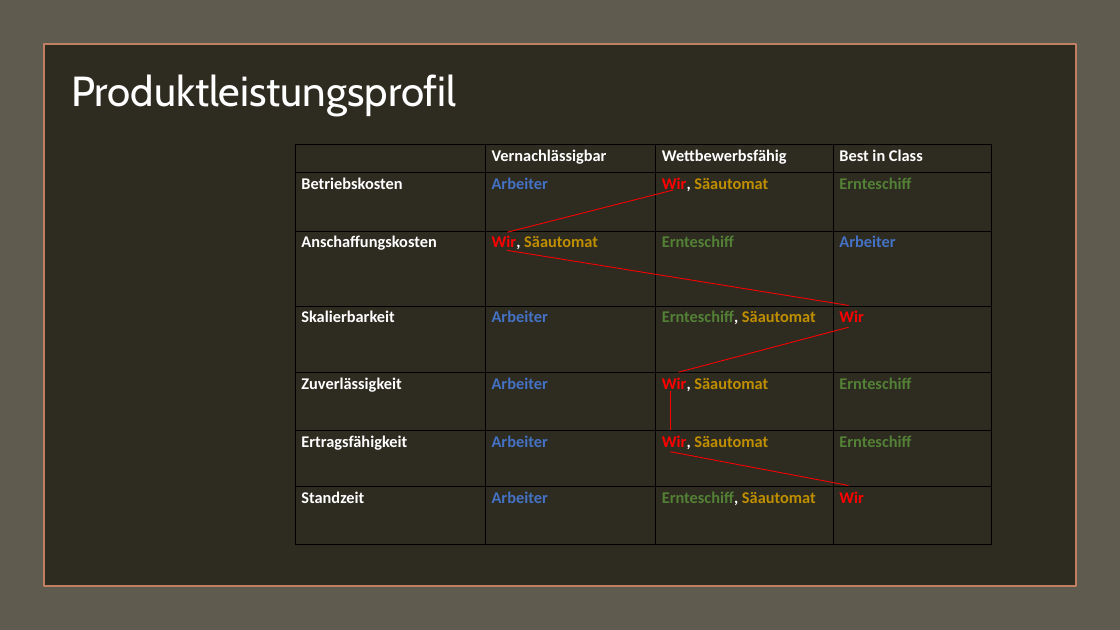
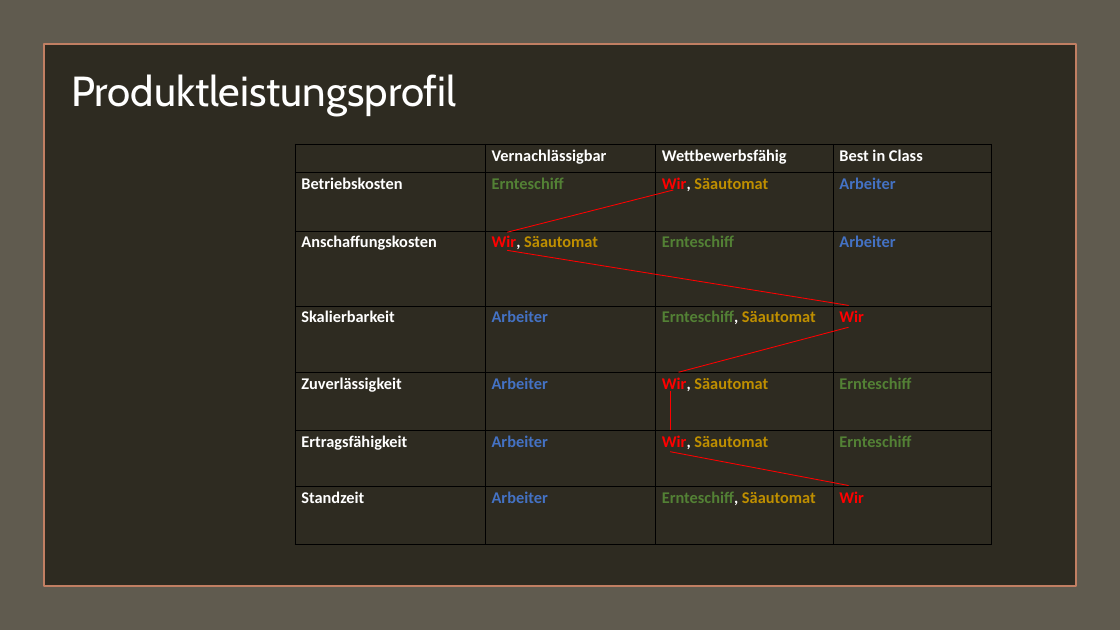
Before and after one commit to plastikpamaro/MKon, a slide deck: slide 14 of Meilenstein 1/Präsentation/Präsentation MS1.pptx. Drawn at 1120x630 pixels with LibreOffice and Linux fonts; fonts in the diff are those of the drawing. Boxes give left, top, right and bottom in pixels: in the first picture for what was removed or moved away, otherwise in the second. Text is boxed around its words. In the diff, an @@ line names an element or a change of style, - is before the commit and + after.

```diff
--- a/Meilenstein 1/Präsentation/Präsentation MS1.pptx
+++ b/Meilenstein 1/Präsentation/Präsentation MS1.pptx
@@ table at [295,145,991,544] @@
-row 2, column 2: Arbeiter
+row 2, column 2: Ernteschiff
-row 2, column 4: Ernteschiff
+row 2, column 4: Arbeiter
```
